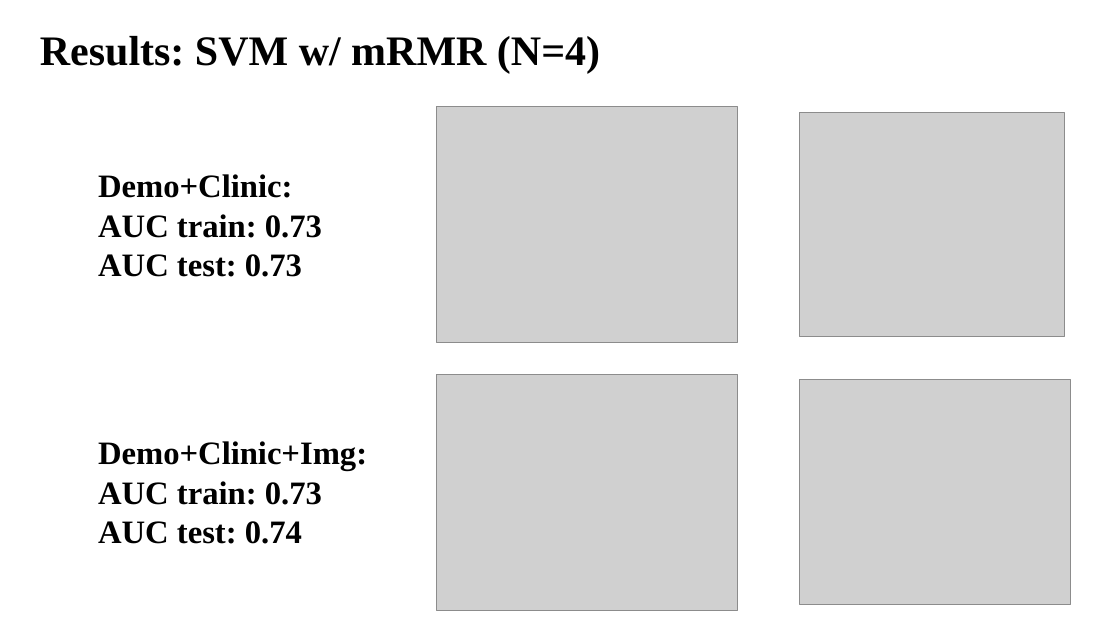
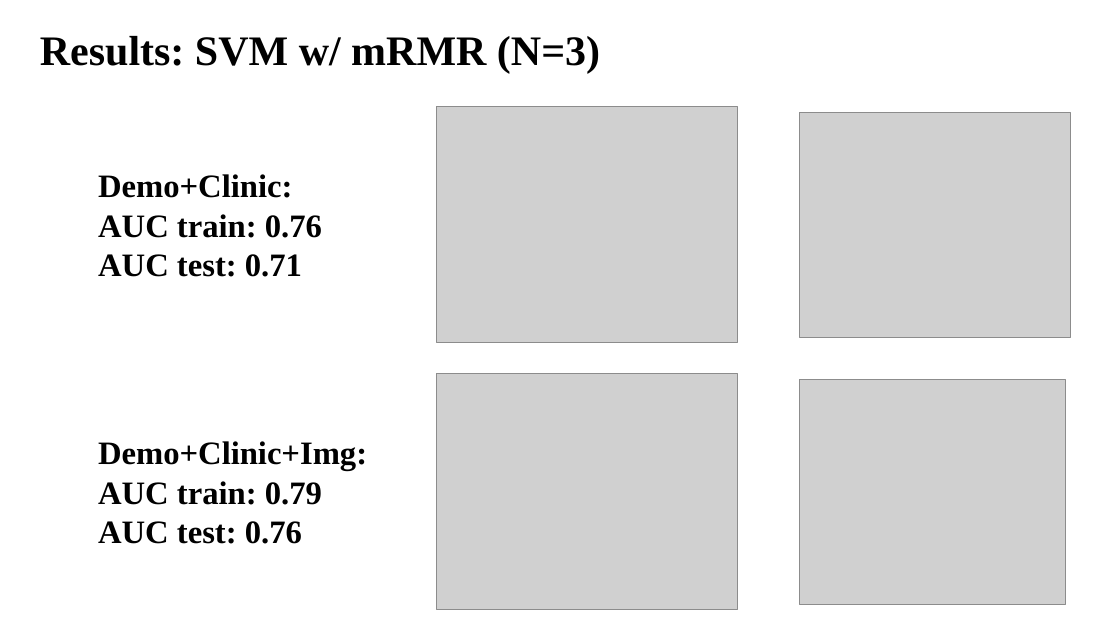
Before and after one commit to Biobots/Levodopa_Parkinson_MRI, a slide deck: slide 15 of doc/0221.pptx (slide 4 before the commit). Drawn at 1120x630 pixels with LibreOffice and Linux fonts; fonts in the diff are those of the drawing; grey boxes stand for pictures. Boxes give left, top, right and bottom in pixels: in the first picture for what was removed or moved away, otherwise in the second. Text is boxed around its words. In the diff, an @@ line names an element or a change of style, - is before the commit and + after.

```diff
--- a/doc/0221.pptx
+++ b/doc/0221.pptx
@@ text at <box>40,36,600,73</box>: text changed @@
-Results: SVM w/ mRMR (N=4)
+Results: SVM w/ mRMR (N=3)
@@ picture: place and size @@
-picture at <box>799,113,1064,337</box>
+picture at <box>799,112,1070,337</box>
@@ text at <box>98,214,322,277</box>: text changed @@
-AUC train: 0.73
-AUC test: 0.73
+AUC train: 0.76
+AUC test: 0.71
@@ picture: place and size @@
-picture at <box>799,379,1070,604</box>
+picture at <box>799,379,1065,604</box>
@@ text at <box>98,481,322,544</box>: text changed @@
-AUC train: 0.73
-AUC test: 0.74
+AUC train: 0.79
+AUC test: 0.76
```
Also in this commit, not shown: 6 other slides changed, 4 slides added, 5 other files.
